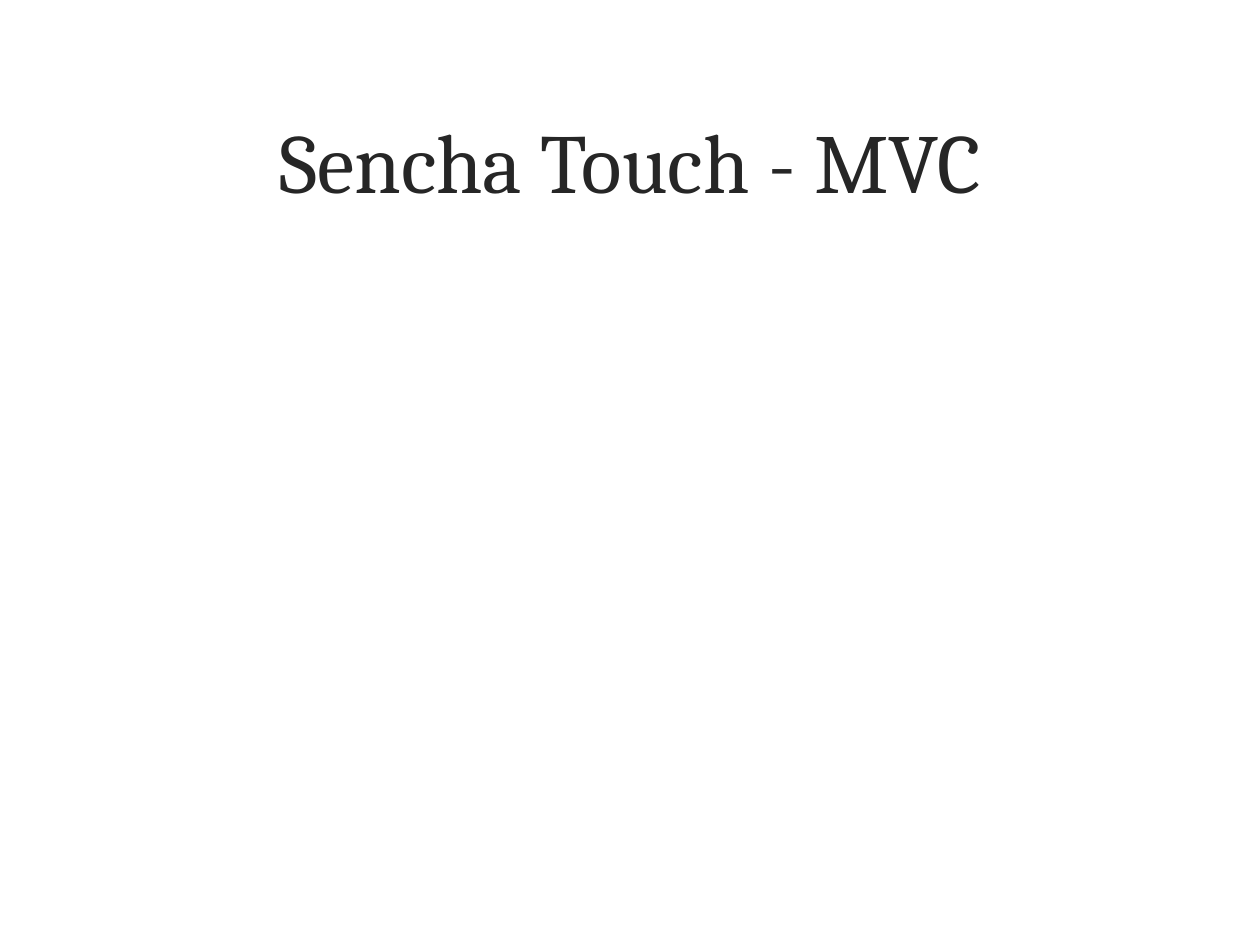
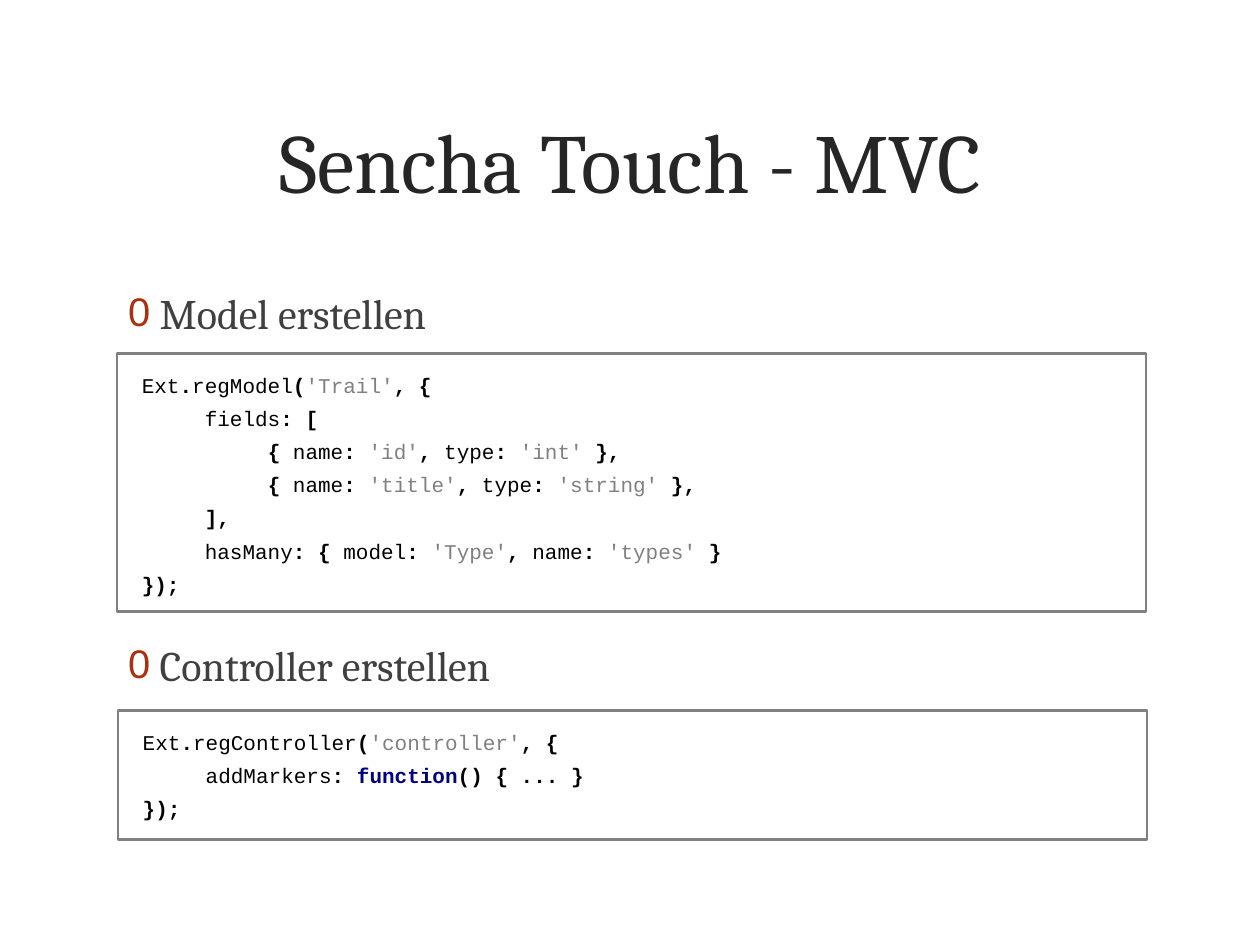
Before and after one commit to metaodi/TrailDevilsXPl-2, a slide deck: slide 7 of _DOCUMENTATION/Presentation/Praesentation-Traildevils-XPl2.pptx. Drawn at 1260x945 pixels with LibreOffice and Linux fonts; fonts in the diff are those of the drawing; background and template pictures are left out. Boxes give left, top, right and bottom in pixels: in the first picture for what was removed or moved away, otherwise in the second. Text is boxed around its words. In the diff, an @@ line names an element or a change of style, - is before the commit and + after.

Commit message:
worked on presentation: sencha touch hello world, mvc

```diff
--- a/_DOCUMENTATION/Presentation/Praesentation-Traildevils-XPl2.pptx
+++ b/_DOCUMENTATION/Presentation/Praesentation-Traildevils-XPl2.pptx
@@ text added at [160, 300, 490, 682], 24 pt, text #404040 @@
+0 Model erstellen
+0 Controller erstellen
@@ rectangle added at [117, 354, 1147, 612], fill #FFFFFF, outline #808080 1.5 pt, 12 pt, text #000000 @@
+Ext.regModel('Trail', {
+fields: [
+{ name: 'id', type: 'int' },
+{ name: 'title', type: 'string' },
+],
+hasMany: { model: 'Type', name: 'types' }
+});
@@ rectangle added at [118, 711, 1148, 839], fill #FFFFFF, outline #808080 1.5 pt, 12 pt, text #000000 @@
+Ext.regController('controller', {
+addMarkers: function() { ... }
+});
```
Also in this commit, not shown: 1 other slide changed.
